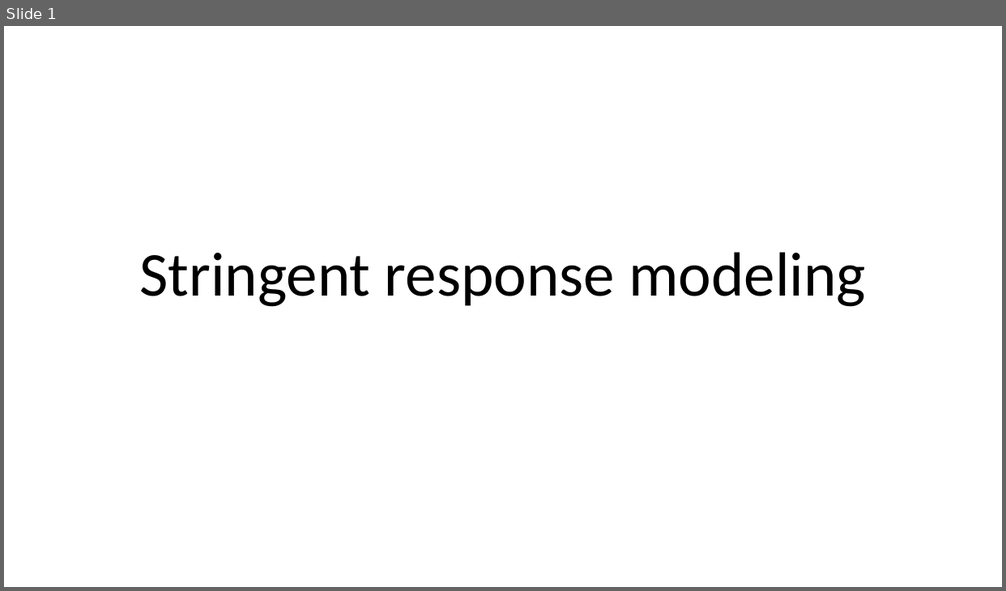
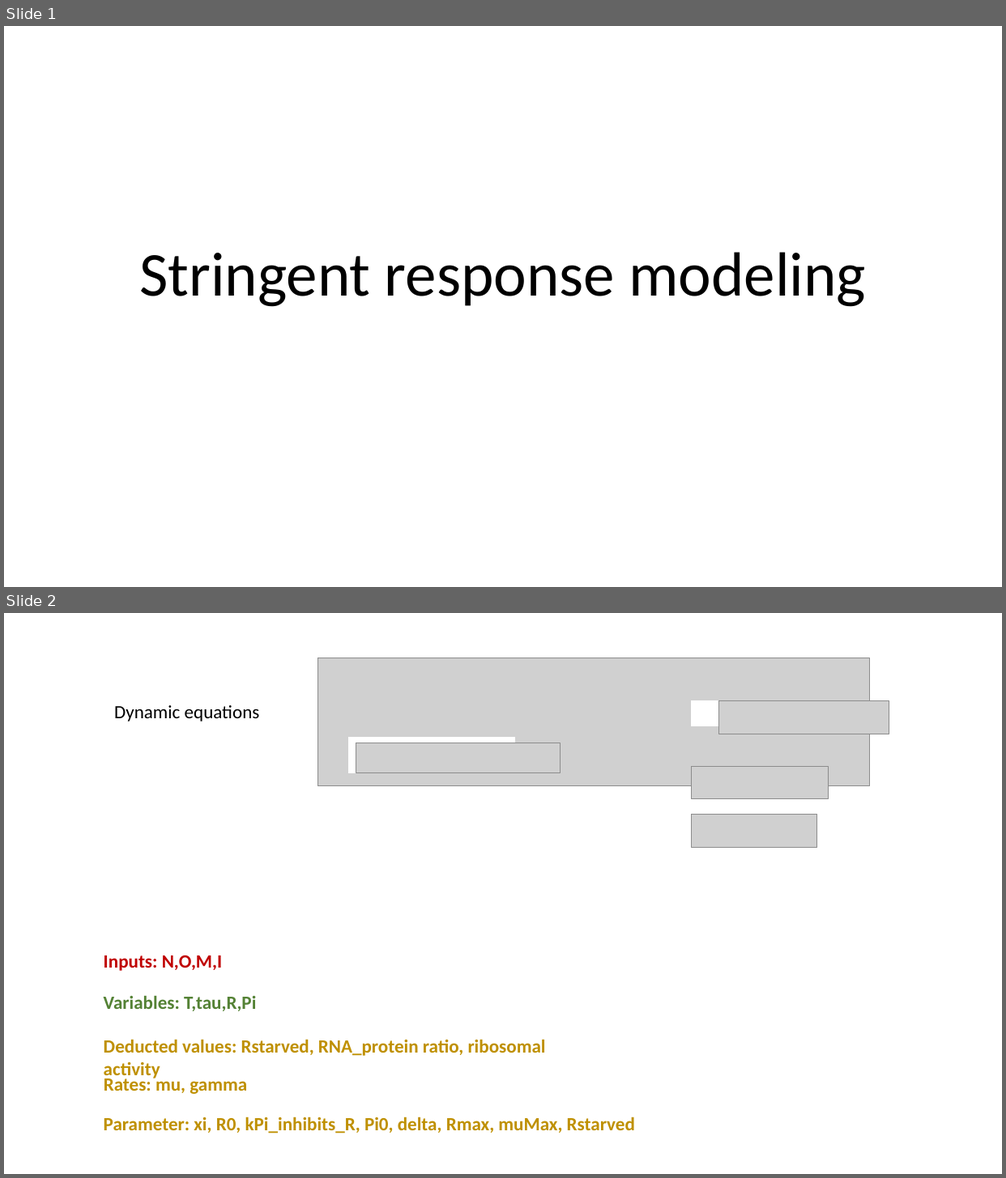
Before and after one commit to Samadarshi-Maity/Casimir-Final-Project, a slide deck: projectDescription.pptx. Shown one above the other, each under a label of ours: slide 1 before the commit, slides 1 and 2 after it. The pictures are 1006x591 and 1006x1178 pixels, drawn with LibreOffice and Linux fonts; fonts in the diff are those of the drawing; grey boxes stand for pictures. Boxes give left, top, right and bottom in pixels: in the first picture for what was removed or moved away, otherwise in the second. Text is boxed around its words. In the diff, an @@ line names an element or a change of style, - is before the commit and + after.

```diff
--- a/projectDescription.pptx
+++ b/projectDescription.pptx
@@ slide 2 added at (4, 613, 1002, 1174), background #FFFFFF @@
@@ picture added at (317, 658, 870, 786) @@
@@ text added at (114, 705, 260, 722), 18 pt, text #000000 @@
+Dynamic equations
@@ rectangle added at (691, 701, 860, 726), fill #FFFFFF, outline #FFFFFF 1 pt @@
@@ picture added at (719, 700, 889, 735) @@
@@ rectangle added at (349, 737, 514, 773), fill #FFFFFF, outline #FFFFFF 1 pt @@
@@ picture added at (356, 743, 560, 773) @@
@@ picture added at (691, 766, 829, 799) @@
@@ picture added at (691, 815, 817, 848) @@
@@ text added at (104, 956, 222, 971), 18 pt, text #C00000, bold @@
+Inputs: N,O,M,I
@@ text added at (104, 995, 256, 1012), 18 pt, text #548235, bold @@
+Variables: T,tau,R,Pi
@@ text added at (104, 1039, 546, 1080), 18 pt, text #BF9000, bold @@
+Deducted values: Rstarved, RNA_protein ratio, ribosomal activity
@@ text added at (104, 1075, 247, 1094), 18 pt, text #BF9000, bold @@
+Rates: mu, gamma
@@ text added at (104, 1117, 635, 1134), 18 pt, text #BF9000, bold @@
+Parameter: xi, R0, kPi_inhibits_R, Pi0, delta, Rmax, muMax, Rstarved
```
Also in this commit, not shown: 2 other slides added, 3 slides removed.
